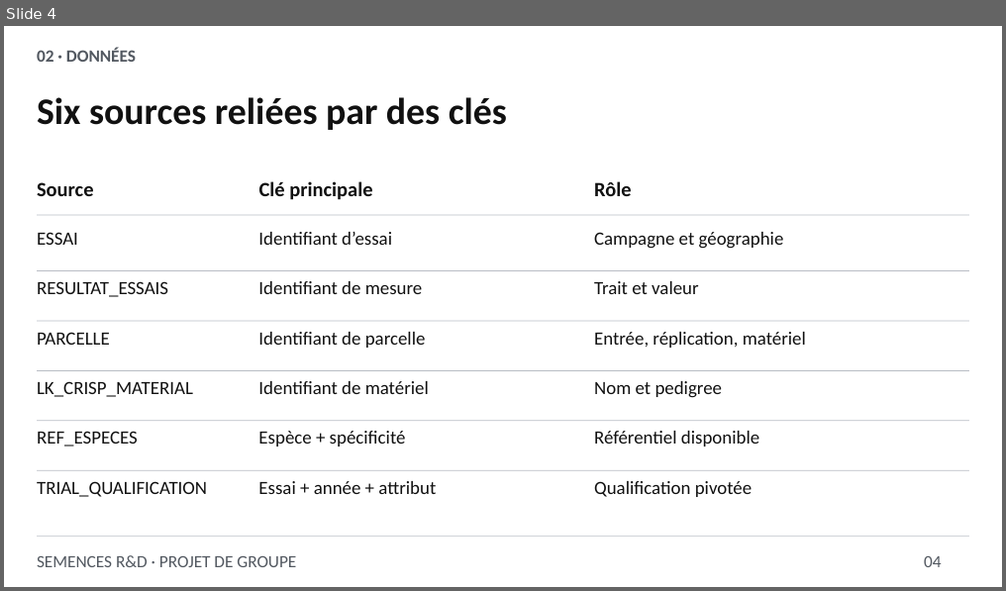
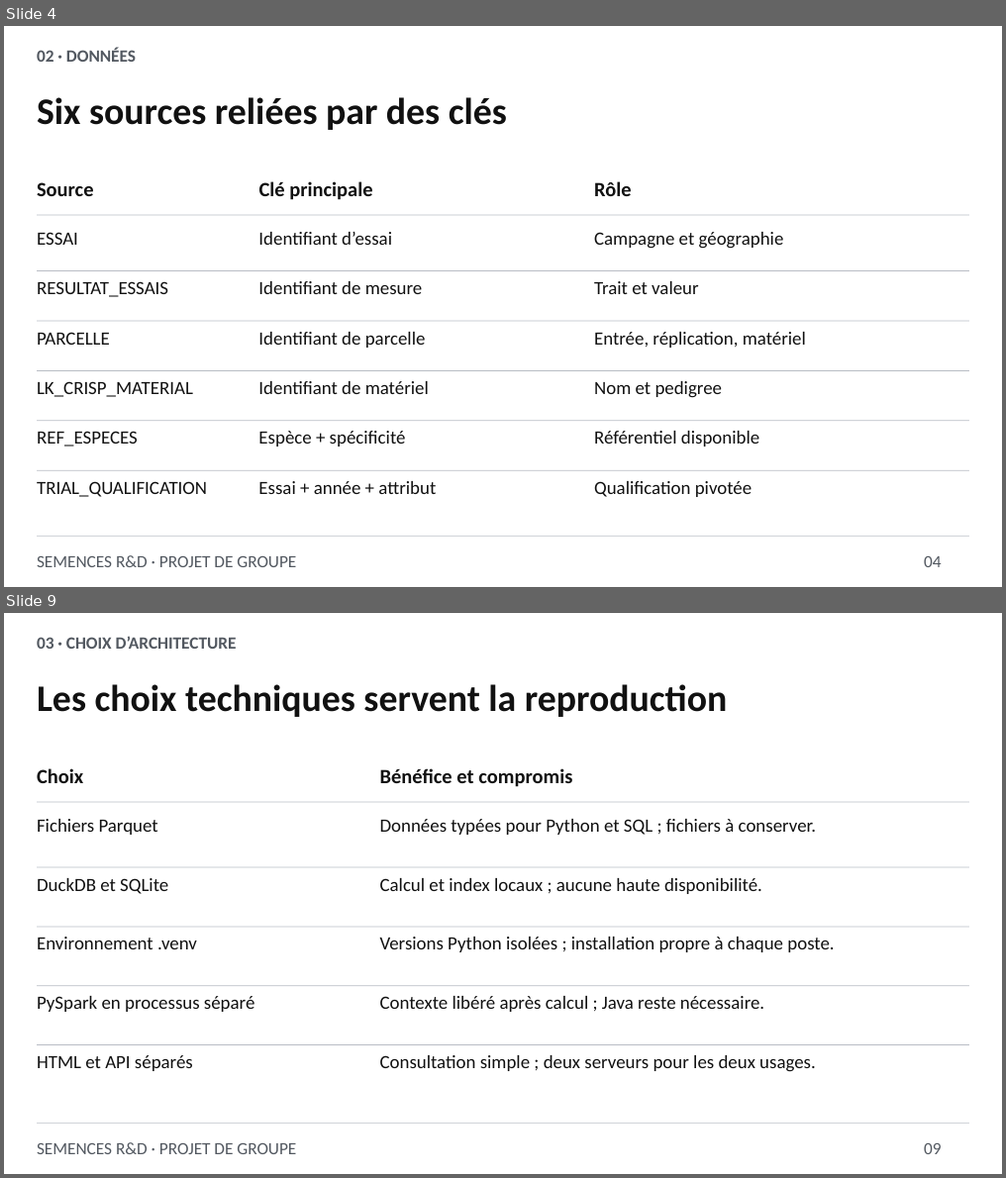
Before and after one commit to salaheddine003/semense, a slide deck: deliverables/presentation_semences.pptx. Shown one above the other, each under a label of ours: slide 4 before the commit, slides 4 and 9 after it; the slides between them are not shown. The pictures are 1006x591 and 1006x1178 pixels, drawn with LibreOffice and Linux fonts; fonts in the diff are those of the drawing. Boxes give left, top, right and bottom in pixels: in the first picture for what was removed or moved away, otherwise in the second. Text is boxed around its words. In the diff, an @@ line names an element or a change of style, - is before the commit and + after.

Commit message:
Expand presentation to 40 detailed slides with architecture and setup guidance

```diff
--- a/deliverables/presentation_semences.pptx
+++ b/deliverables/presentation_semences.pptx
@@ slide 9 added at bbox=[4, 613, 1002, 1174], background #FFFFFF @@
@@ text added at bbox=[37, 636, 237, 649], 16.5 pt, text #525860, bold @@
+03 · CHOIX D’ARCHITECTURE
@@ text added at bbox=[37, 684, 728, 717], 36 pt, text #111111, bold @@
+Les choix techniques servent la reproduction
@@ text added at bbox=[37, 768, 83, 783], 19.5 pt, text #111111, bold @@
+Choix
@@ text added at bbox=[380, 768, 572, 787], 19.5 pt, text #111111, bold @@
+Bénéfice et compromis
@@ rectangle added at bbox=[37, 802, 969, 802], fill #B8BCC4 @@
@@ text added at bbox=[37, 819, 158, 835], 18 pt, text #111111 @@
+Fichiers Parquet
@@ text added at bbox=[380, 819, 816, 835], 18 pt, text #111111 @@
+Données typées pour Python et SQL ; fichiers à conserver.
@@ rectangle added at bbox=[37, 867, 969, 868], fill #B8BCC4 @@
@@ text added at bbox=[37, 878, 168, 894], 18 pt, text #111111 @@
+DuckDB et SQLite
@@ text added at bbox=[380, 878, 762, 894], 18 pt, text #111111 @@
+Calcul et index locaux ; aucune haute disponibilité.
@@ rectangle added at bbox=[37, 927, 969, 928], fill #B8BCC4 @@
@@ text added at bbox=[37, 937, 197, 950], 18 pt, text #111111 @@
+Environnement .venv
@@ text added at bbox=[380, 937, 834, 953], 18 pt, text #111111 @@
+Versions Python isolées ; installation propre à chaque poste.
@@ rectangle added at bbox=[37, 986, 969, 986], fill #B8BCC4 @@
@@ text added at bbox=[37, 996, 254, 1012], 18 pt, text #111111 @@
+PySpark en processus séparé
@@ text added at bbox=[380, 996, 764, 1012], 18 pt, text #111111 @@
+Contexte libéré après calcul ; Java reste nécessaire.
@@ rectangle added at bbox=[37, 1045, 969, 1046], fill #B8BCC4 @@
@@ text added at bbox=[37, 1056, 193, 1071], 18 pt, text #111111 @@
+HTML et API séparés
@@ text added at bbox=[380, 1056, 816, 1072], 18 pt, text #111111 @@
+Consultation simple ; deux serveurs pour les deux usages.
@@ rectangle added at bbox=[37, 1123, 969, 1124], fill #B8BCC4 @@
@@ text added at bbox=[37, 1143, 296, 1155], 16.5 pt, text #525860 @@
+SEMENCES R&D · PROJET DE GROUPE
@@ text added at bbox=[924, 1144, 941, 1155], 16.5 pt, text #525860 @@
+09
```
Also in this commit, not shown: 22 slides changed, 13 other slides added, 2 other files.
